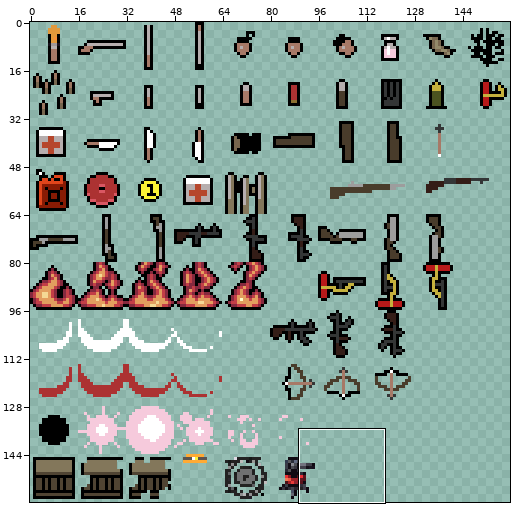
A sprite sheet gets an edit: packages/website/public/sheets/items-sheet.png. The picture above shows the old version from afar; the outline marks the close-up.
Close-up. As it was:
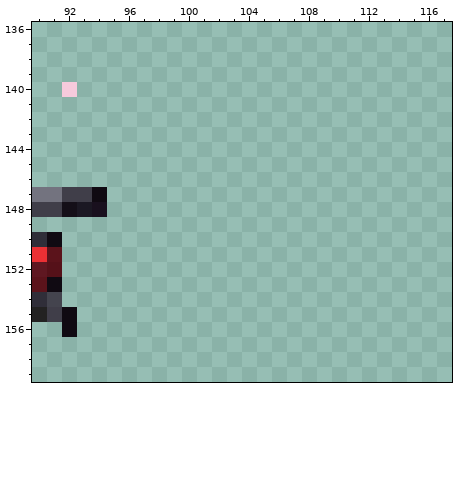
The file is 160x160 pixels. Colours within 5 levels of each other are drawn and written as one. Shown: x 90..117, y 136..159.
Once edited:
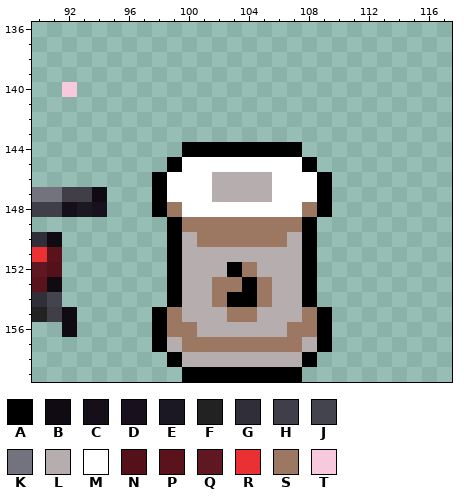
Palette (. is transparent): A #000000  B #100a12  C #140f18  D #19101e  E #1b1823  F #232222  G #302e39  H #403e49  J #44444e  K #73737f  L #b6aeae  M #ffffff  N #551119  P #5b131b  Q #5f1721  R #eb3034  S #9c7761  T #f6cadc
Difference:
{"y":144,"x":100,"old":"........","new":"AAAAAAAA"}
{"y":145,"x":99,"old":"..........","new":"AMMMMMMMMA"}
{"y":146,"x":98,"old":"............","new":"AMMMLLLLMMMA"}
{"y":147,"x":98,"old":"............","new":"AMMMLLLLMMMA"}
{"y":148,"x":98,"old":"............","new":"ASMMMMMMMMSA"}
{"y":149,"x":99,"old":"..........","new":"ASSSSSSSSA"}
{"y":150,"x":99,"old":"..........","new":"ALSSSSSSLA"}
{"y":151,"x":99,"old":"..........","new":"ALLLLLLLLA"}
{"y":152,"x":99,"old":"..........","new":"ALLLASLLLA"}
{"y":153,"x":99,"old":"..........","new":"ALLSSASLLA"}
{"y":154,"x":99,"old":"..........","new":"ALLSAASLLA"}
{"y":155,"x":98,"old":"............","new":"ASLLLSSLLLSA"}
{"y":156,"x":98,"old":"............","new":"ASSLLLLLLSSA"}
{"y":157,"x":98,"old":"............","new":"ALSSSSSSSSLA"}
{"y":158,"x":99,"old":"..........","new":"ALLLLLLLLA"}
{"y":159,"x":100,"old":"........","new":"AAAAAAAA"}
{"label":"added","picture_box":[152,142,332,382]}
